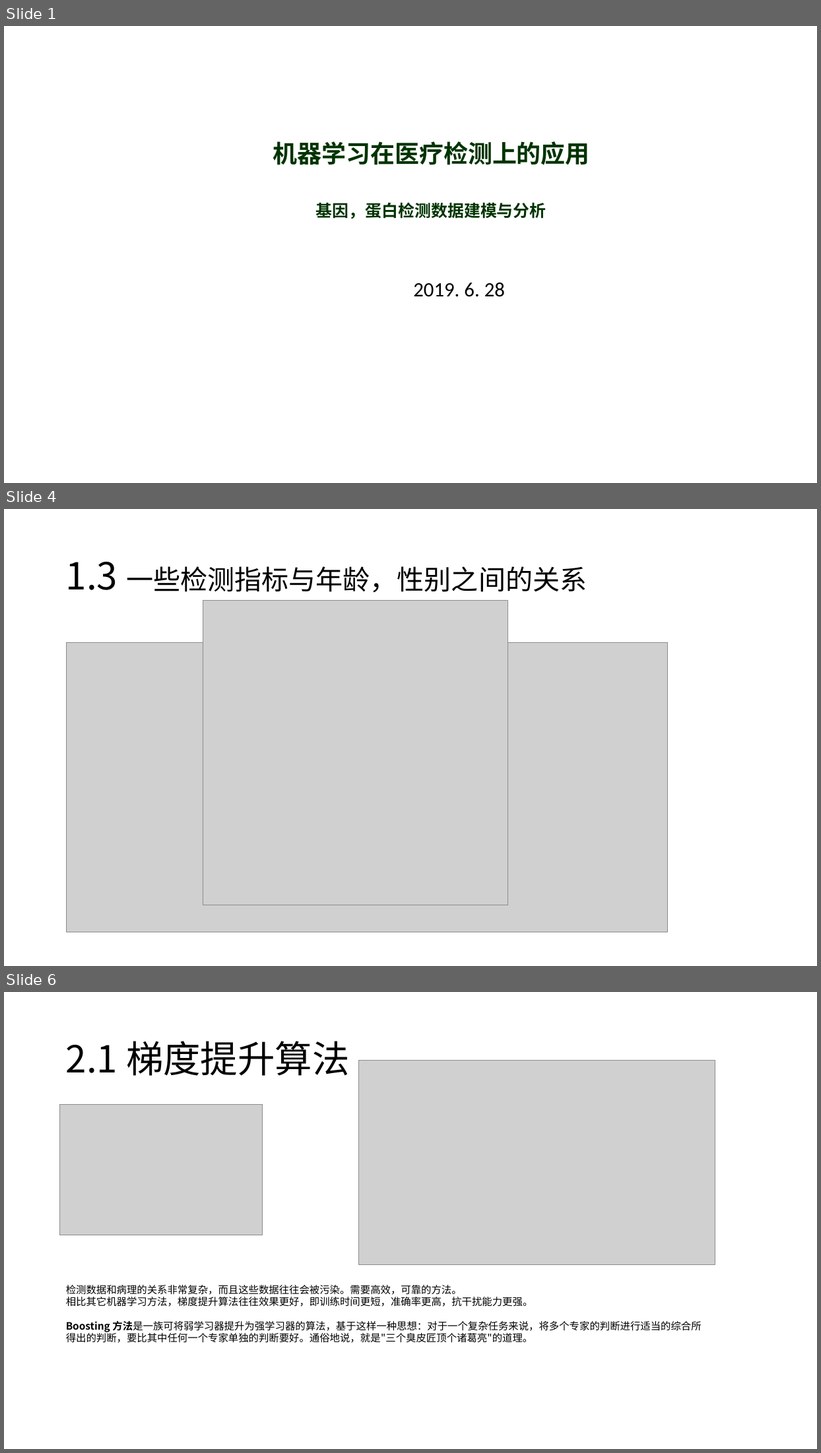
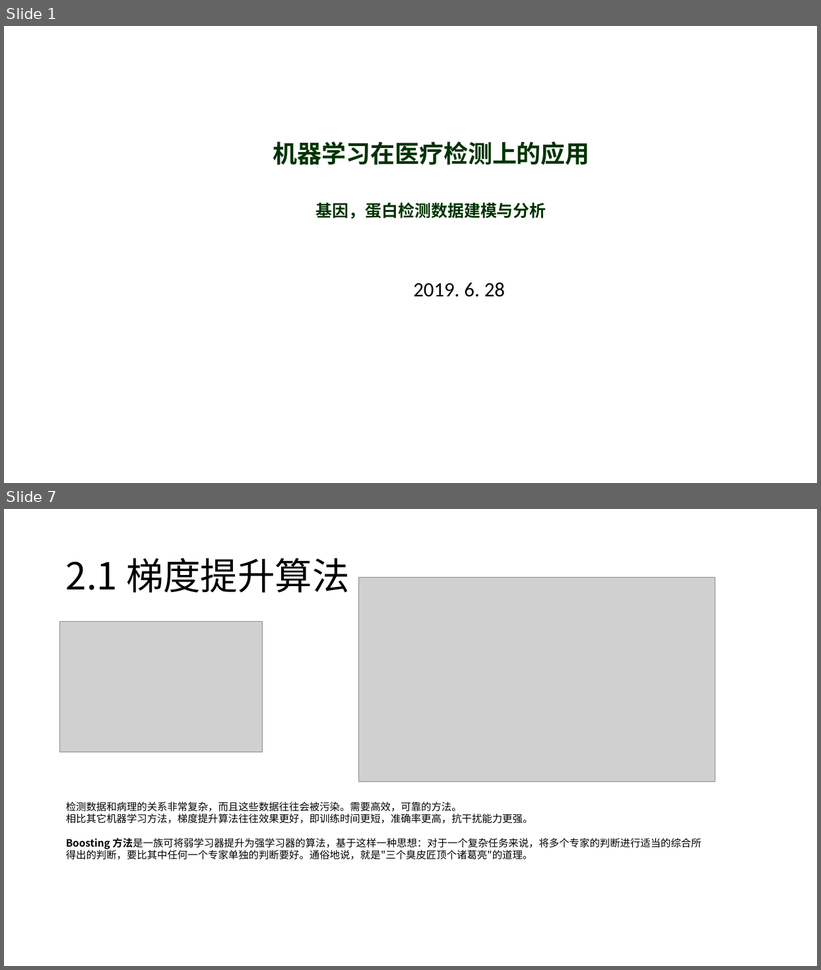
Before and after one commit to closest-git/POCTx, a slide deck: 机器学习在医疗检测上的应用.pptx. Shown one above the other, each under a label of ours: slides 1, 4 and 6 before the commit, slides 1 and 7 after it; the slides between them are not shown. The pictures are 821x1453 and 821x970 pixels, drawn with LibreOffice and Linux fonts; fonts in the diff are those of the drawing; grey boxes stand for pictures; background and template pictures are left out. Boxes give left, top, right and bottom in pixels: in the first picture for what was removed or moved away, otherwise in the second. Text is boxed around its words. In the diff, an @@ line names an element or a change of style, - is before the commit and + after.

```diff
--- a/机器学习在医疗检测上的应用.pptx
+++ b/机器学习在医疗检测上的应用.pptx
@@ slide 4 removed at (4, 509, 817, 966), background #FFFFFF @@
@@ title removed at (66, 562, 587, 593) @@
-1.3 一些检测指标与年龄，性别之间的关系
@@ picture removed at (203, 601, 508, 906) @@
@@ picture removed at (66, 642, 668, 932) @@
@@ what was slide 6 is now slide 7 @@
```
Also in this commit, not shown: 5 slides added, 3 other slides removed, 2 other files.
